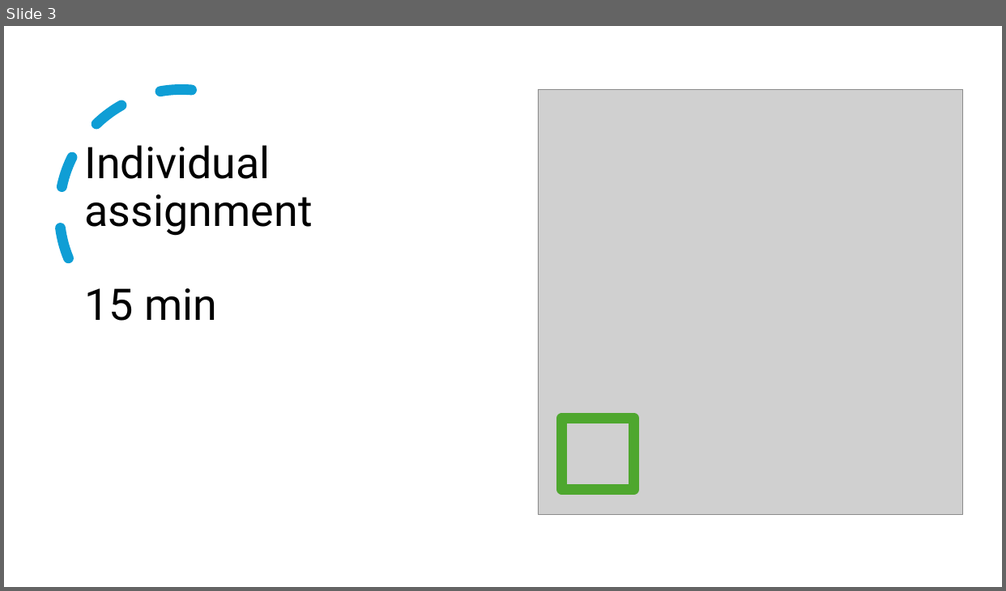
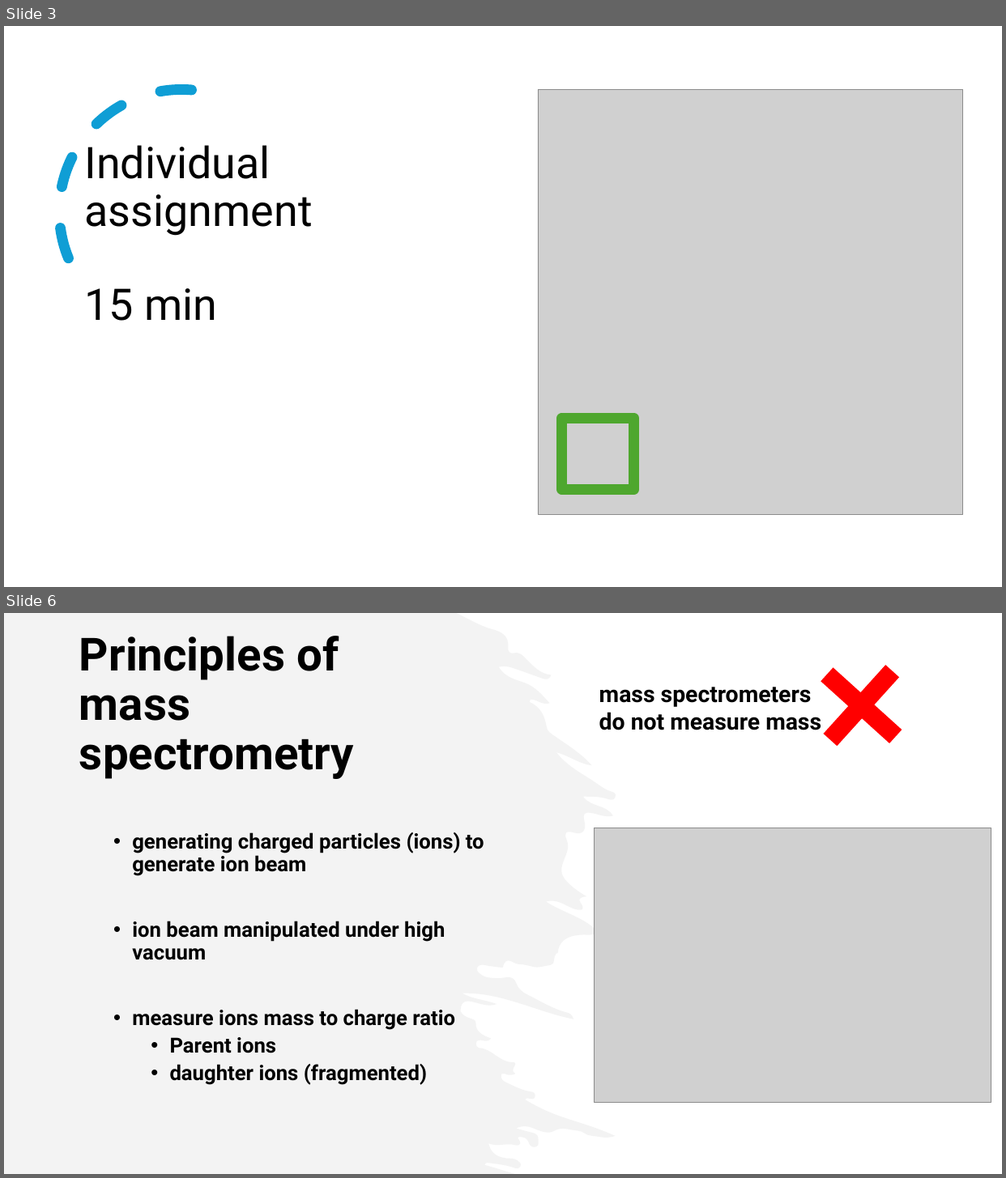
Before and after one commit to esnzgn/MSPROT, a slide deck: mass-spectrometry-fundamentals-5thsession.pptx. Shown one above the other, each under a label of ours: slide 3 before the commit, slides 3 and 6 after it; the slides between them are not shown. The pictures are 1006x591 and 1006x1178 pixels, drawn with LibreOffice and Linux fonts; fonts in the diff are those of the drawing; grey boxes stand for pictures. Boxes give left, top, right and bottom in pixels: in the first picture for what was removed or moved away, otherwise in the second. Text is boxed around its words. In the diff, an @@ line names an element or a change of style, - is before the commit and + after.

```diff
--- a/mass-spectrometry-fundamentals-5thsession.pptx
+++ b/mass-spectrometry-fundamentals-5thsession.pptx
@@ slide 6 added at box(4, 613, 1002, 1174), background #FFFFFF @@
@@ freeform shape added at box(4, 613, 616, 1174), fill #E8E8E8 at 50% opacity @@
@@ text added at box(79, 636, 354, 779), 44 pt, text #000000, bold @@
+Principles of mass spectrometry
@@ plus added at box(797, 641, 926, 770), fill #FF0000, outline #FF0000 1.5 pt @@
@@ text added at box(599, 687, 821, 730), 22.1 pt, text #000000, bold @@
+mass spectrometers do not measure mass
@@ picture added at box(594, 828, 991, 1102) @@
@@ text added at box(132, 833, 484, 1085), 20 pt, text #000000, bold @@
+• generating charged particles (ions) to generate ion beam
+• ion beam manipulated under high vacuum
+• measure ions mass to charge ratio
+  • Parent ions
+  • daughter ions (fragmented)
```
Also in this commit, not shown: 1 slide changed, 7 other slides added.
